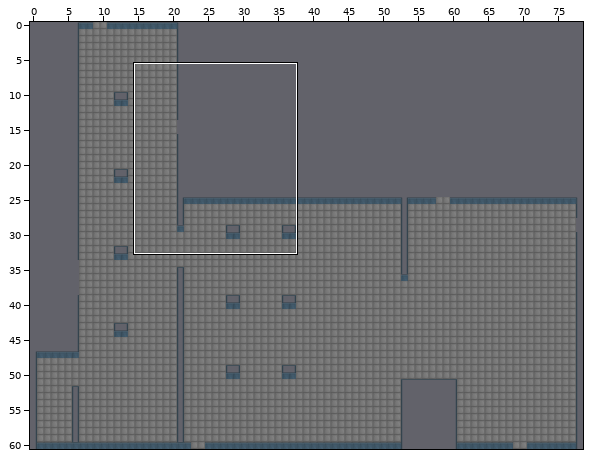
A Tiled map (JSON) gets an edit: B00240424/Assets/Game/Maps/Level1.json. Above: a wide view before the commit, with the close-up outlined.
Close-up. As it was:
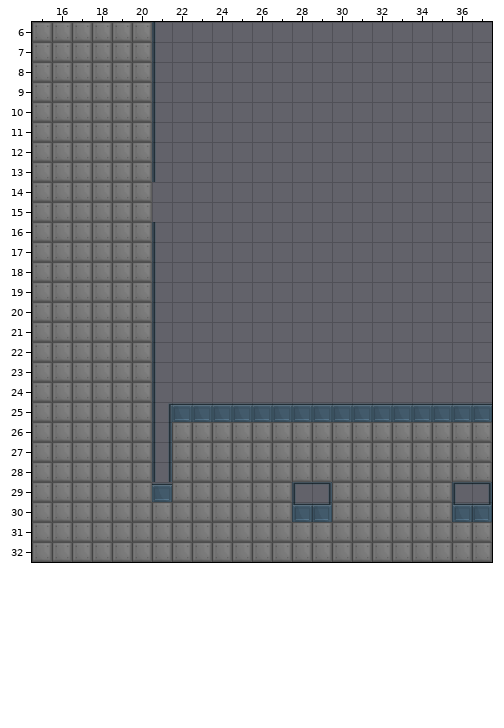
Cells are 64x64 px. Shown: x 15..37, y 6..32. The commit also changed other parts of the map, which this record leaves out.
After the commit:
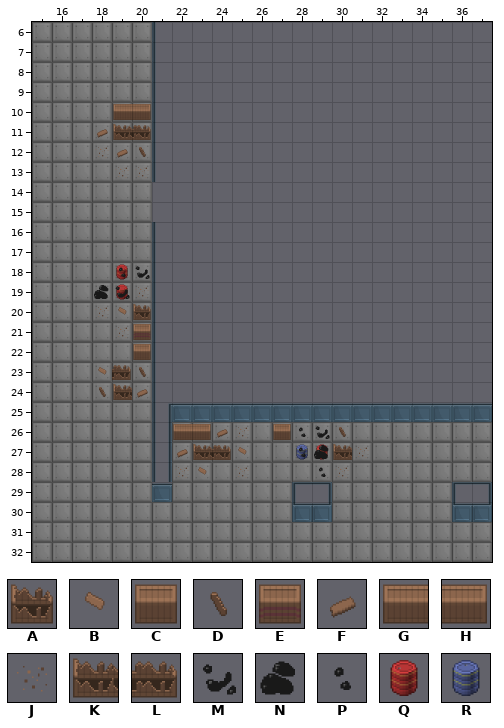
Key: from "MapTiles2": A 0, B 2, C 3, D 4, E 5, F 6, G 7, H 8, J 9, K 10, L 11, M 12, N 14, P 15, Q 16, R 17.
_ is an empty cell.
Tiles of an added or newly shown layer are drawn over the layers below it.
Changes in this commit:
Layer "Debris" (added):
The edit adds tile A in row 20 at x 20.
The edit adds tile C in row 22 at x 20; in row 26 at x 27.
The edit adds tile E in row 21 at x 20.
The edit adds tile G in row 10 at x 19; in row 26 at x 22.
The edit adds tile H in row 10 at x 20; in row 26 at x 23.
The edit adds tile K in row 11 at x 19; in row 24 at x 19; in row 27 at x 23 and 30.
The edit adds tile L in row 11 at x 20; in row 23 at x 19; in row 27 at x 24.
The edit adds tile Q in rows 18 to 19 at x 19; in row 27 at x 29.
The edit adds tile R in row 27 at x 28.
Layer "DebrisDetail" (added):
The edit adds tile B in row 20 at x 19; in row 23 at x 18; in row 27 at x 25; in row 28 at x 23.
The edit adds tile D in row 12 at x 20; in row 23 at x 20; in row 24 at x 18; in row 26 at x 30.
The edit adds tile F in row 11 at x 18; in row 12 at x 19; in row 24 at x 20; in row 26 at x 24; in row 27 at x 22.
The edit adds tile J in row 12 at x 18; in row 13 at x 19 to 20; in row 19 at x 20; in row 20 at x 18; in row 21 at x 19; in row 26 at x 25.
The edit adds tile J in row 27 at x 31; in row 28 at x 22, 25 and 30.
The edit adds tile M in row 18 at x 20; in row 19 at x 19; in row 26 at x 29.
The edit adds tile N in row 19 at x 18; in row 27 at x 29.
The edit adds tile P in row 18 at x 19; in rows 26 to 27 at x 28; in row 28 at x 29.
Where, in picture pixels (left, top, right, bottom), the same in both close-ups:
added: (97, 104, 151, 178)
added: (94, 264, 151, 400)
added: (173, 424, 249, 478)
added: (273, 424, 369, 478)
